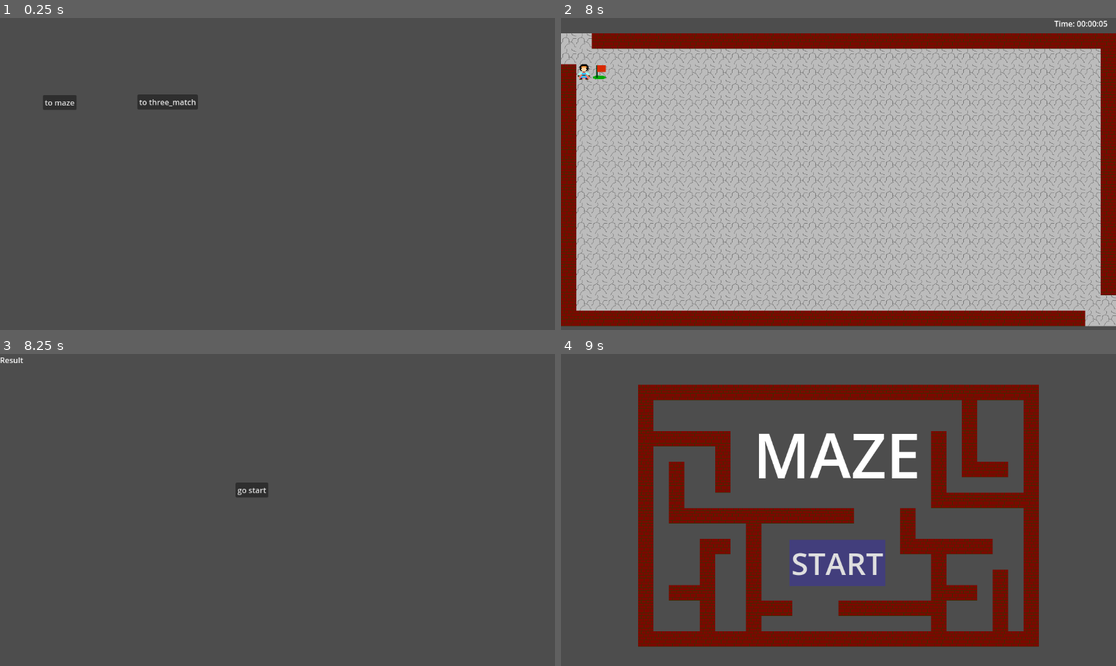
Above: before the commit, frames 1-4 (two rows, left to right).
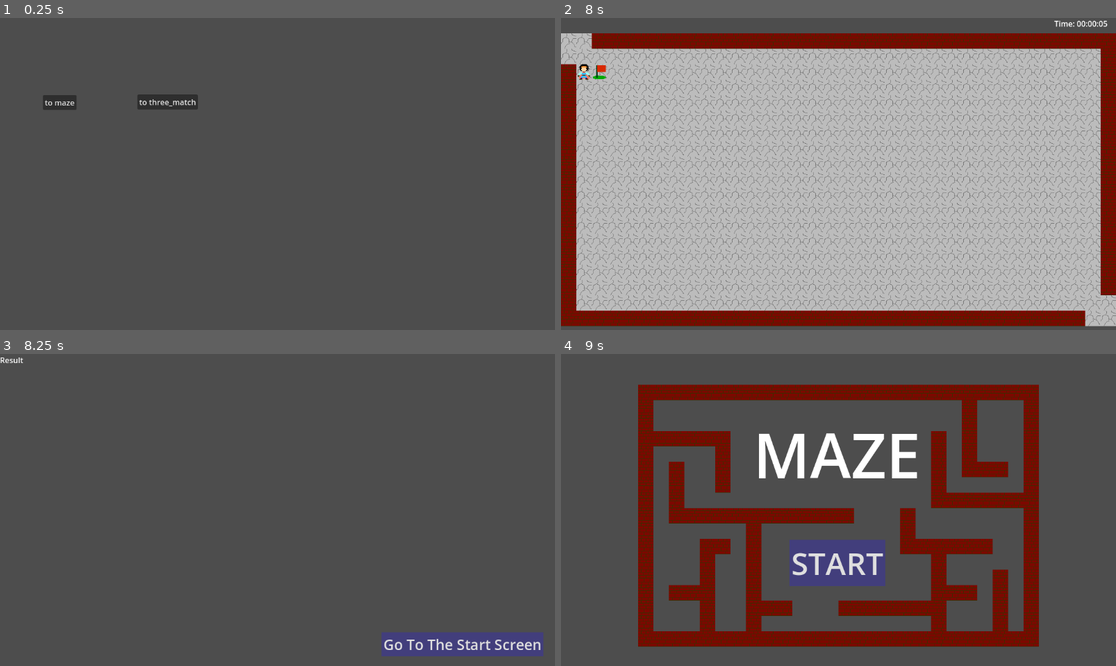
Above: after the commit, the same moments.

Repository: mjXmsdgh/game_gallery
Game: Godot game, scene res://main/main.tscn
The game is run twice, just before and just after one commit, with the same random seed, the same clock (stepped at 60 frames per second) and the same inputs.
Inputs:
- Up to frame 1 (0.25 s): no input
- Up to frame 2 (8 s): click "to three_match" at 0.5 s; click "to maze" at 1.25 s; click "START" at 2 s; tap Enter at 2.75, 4.25, 5.75 s; hold Right (ui_right) 2.78-3.53 s; tap Space at 3.5, 5, 6.5 s; hold Down (ui_down) 3.53-4.28 s; hold Right (ui_right) 4.28-5.03 s; hold Up (ui_up) 5.03-5.78 s; hold Left (ui_left) 5.78-7.28 s; hold Down (ui_down) from 7.28 s (still down)
- Up to frame 3 (8.25 s): release Down (ui_down) at 8.03 s; hold Right (ui_right) from 8.03 s (still down)
- Up to frame 4 (9 s): release Right (ui_right) at 8.75 s; click "go start" (after the commit: "Go To The Start Screen") at 8.75 s

Frames 1-2 are identical in both runs. In frame 3, 2.5% of the frame differs, in the area x 42-98%, y 41-97%; in frame 4, nothing differs.

Commit message:
add button

Diff:
--- a/game_scene/maze/3_end/End.tscn
+++ b/game_scene/maze/3_end/End.tscn
@@ -11,11 +11,12 @@
 text = "Result"
 
 [node name="Button_go_to_start" type="Button" parent="."]
-offset_left = 489.0
-offset_top = 266.0
-offset_right = 557.0
-offset_bottom = 297.0
-text = "go start"
+offset_left = 792.0
+offset_top = 577.0
+offset_right = 1128.0
+offset_bottom = 627.0
+theme_override_font_sizes/font_size = 30
+text = "Go To The Start Screen"
 script = ExtResource("1_v2r8r")
 
 [connection signal="pressed" from="Button_go_to_start" to="Button_go_to_start" method="_on_pressed"]
--- a/game_scene/maze/3_end/button_go_to_start.gd
+++ b/game_scene/maze/3_end/button_go_to_start.gd
@@ -3,7 +3,12 @@
 
 # Called when the node enters the scene tree for the first time.
 func _ready() -> void:
-	pass # Replace with function body.
+		# スタイルを作成
+	var stylebox=StyleBoxFlat.new()
+	stylebox.bg_color=Color(0.259,0.243,0.486)
+
+	# 適用
+	add_theme_stylebox_override("normal",stylebox)
 
 
 # Called every frame. 'delta' is the elapsed time since the previous frame.
